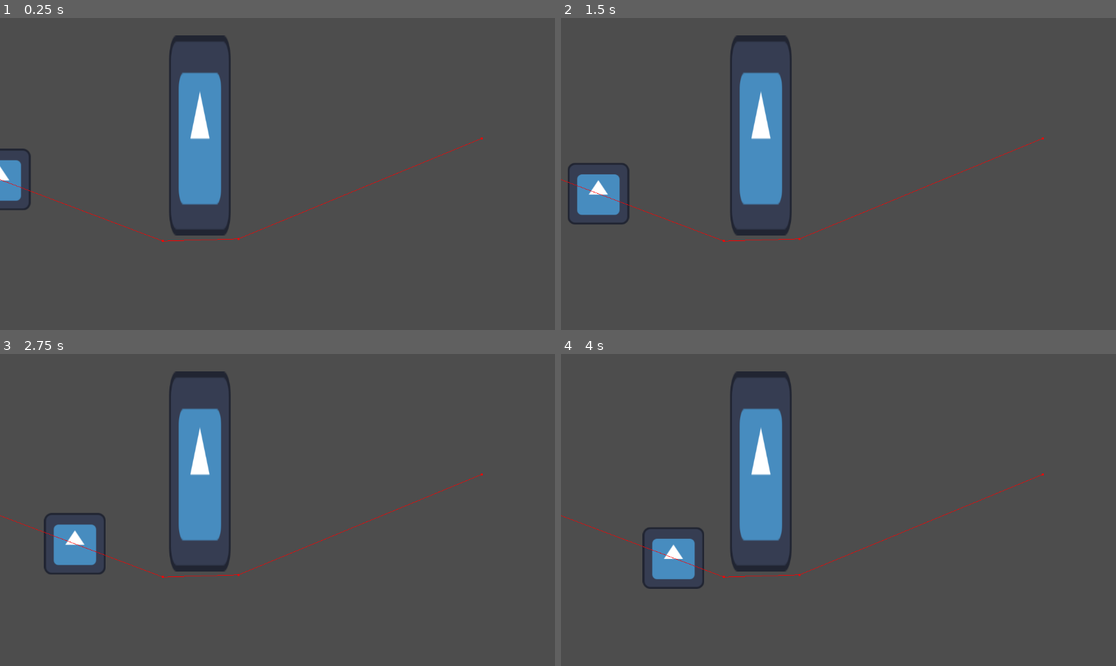
Above: before the commit, frames 1-4 (two rows, left to right).
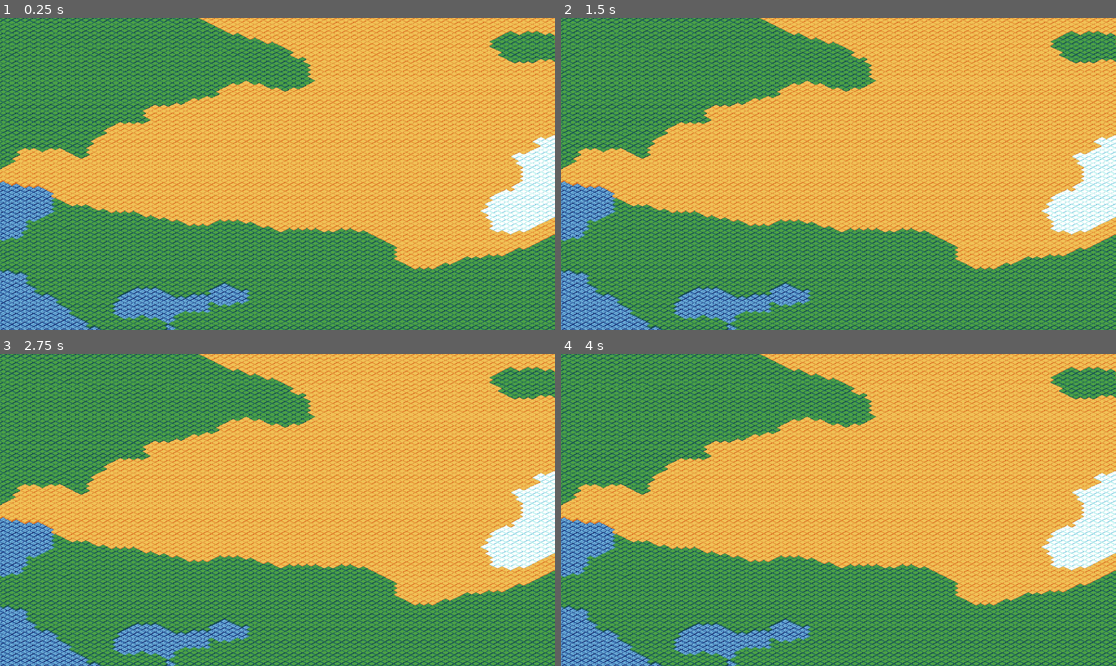
Above: after the commit, the same moments.

Repository: KirchnerT/Click-RPG
Game: Godot game, scene res://test_world.tscn
Same seed, same stepped clock (60 frames per second), same inputs: the game is played once before the commit and once after it. The engine's default icon, where the game draws it, is replaced by a stand-in: a white triangle on a blue panel in a dark square.
Inputs:
- Up to frame 1 (0.25 s): no input
- Up to frame 2 (1.5 s): no input
- Up to frame 3 (2.75 s): no input
- Up to frame 4 (4 s): no input

The runs differ from the first frame. In frame 1, 100% of the frame differs, in the area x 0-100%, y 0-100%; in frame 2, 100%; in frame 3, 100%; in frame 4, 100%.

Commit message:
Added a procedural generation script

Diff:
--- a/project.godot
+++ b/project.godot
@@ -14,3 +14,7 @@
 run/main_scene="uid://ip63g3h7esvf"
 config/features=PackedStringArray("4.4", "Forward Plus")
 config/icon="res://icon.svg"
+
+[rendering]
+
+textures/canvas_textures/default_texture_filter=0
--- a/test_world.tscn
+++ b/test_world.tscn
@@ -1,28 +1,389 @@
-[gd_scene load_steps=4 format=3 uid="uid://ip63g3h7esvf"]
-
-[ext_resource type="PackedScene" uid="uid://c6mtgdysg6x7h" path="res://character.tscn" id="1_dxppu"]
-[ext_resource type="Texture2D" uid="uid://dcgxm2qjqieuo" path="res://icon.svg" id="1_gy3sr"]
-
-[sub_resource type="NavigationPolygon" id="NavigationPolygon_t34gm"]
-vertices = PackedVector2Array(2980.31, 2003.77, -1015.1, 2277.22, 449, 451.711, 2506.65, -814.297, 292.172, 456.289, -789.703, -552.703, 284.828, 16.8594, 449, 19.1406)
-polygons = Array[PackedInt32Array]([PackedInt32Array(0, 1, 2, 3), PackedInt32Array(4, 2, 1), PackedInt32Array(4, 1, 5, 6), PackedInt32Array(6, 5, 3, 7), PackedInt32Array(3, 2, 7)])
-outlines = Array[PackedVector2Array]([PackedVector2Array(-799, -562, -1026, 2288, 2992, 2013, 2515, -825)])
+[gd_scene load_steps=7 format=3 uid="uid://ip63g3h7esvf"]
+
+[ext_resource type="Script" uid="uid://fknnyln28xqa" path="res://tile_map_manager.gd" id="1_1lwx6"]
+[ext_resource type="Texture2D" uid="uid://bm6n1h5exu17o" path="res://TiynBlocks_1.1/TinyBlock_innerLine/tinyBlocks_1.1update.png" id="2_dsnr4"]
+[ext_resource type="Texture2D" uid="uid://difp5jhdwa0pm" path="res://TiynBlocks_1.1/TinyBlock_innerLine/tinyBlocks.png" id="3_lf0gk"]
+
+[sub_resource type="TileSetAtlasSource" id="TileSetAtlasSource_cnaw2"]
+texture = ExtResource("2_dsnr4")
+texture_region_size = Vector2i(18, 18)
+0:0/0 = 0
+0:0/0/texture_origin = Vector2i(0, -4)
+1:0/0 = 0
+1:0/0/texture_origin = Vector2i(0, -4)
+2:0/0 = 0
+2:0/0/texture_origin = Vector2i(0, -4)
+0:1/0 = 0
+0:1/0/texture_origin = Vector2i(0, -4)
+1:1/0 = 0
+1:1/0/texture_origin = Vector2i(0, -4)
+2:1/0 = 0
+2:1/0/texture_origin = Vector2i(0, -4)
+0:2/0 = 0
+0:2/0/texture_origin = Vector2i(0, -4)
+1:2/0 = 0
+1:2/0/texture_origin = Vector2i(0, -4)
+2:2/0 = 0
+2:2/0/texture_origin = Vector2i(0, -4)
+0:3/0 = 0
+0:3/0/texture_origin = Vector2i(0, -4)
+1:3/0 = 0
+1:3/0/texture_origin = Vector2i(0, -4)
+2:3/0 = 0
+2:3/0/texture_origin = Vector2i(0, -4)
+0:4/0 = 0
+0:4/0/texture_origin = Vector2i(0, -4)
+1:4/0 = 0
+1:4/0/texture_origin = Vector2i(0, -4)
+2:4/0 = 0
+2:4/0/texture_origin = Vector2i(0, -4)
+0:5/0 = 0
+0:5/0/texture_origin = Vector2i(0, -4)
+1:5/0 = 0
+1:5/0/texture_origin = Vector2i(0, -4)
+2:5/0 = 0
+2:5/0/texture_origin = Vector2i(0, -4)
+3:0/0 = 0
+3:0/0/texture_origin = Vector2i(0, -4)
+3:1/0 = 0
+3:1/0/texture_origin = Vector2i(0, -4)
+4:1/0 = 0
+4:1/0/texture_origin = Vector2i(0, -4)
+4:2/0 = 0
+4:2/0/texture_origin = Vector2i(0, -4)
+5:2/0 = 0
+5:2/0/texture_origin = Vector2i(0, -4)
+5:3/0 = 0
+5:3/0/texture_origin = Vector2i(0, -4)
+5:4/0 = 0
+5:4/0/texture_origin = Vector2i(0, -4)
+5:5/0 = 0
+5:5/0/texture_origin = Vector2i(0, -4)
+4:5/0 = 0
+4:5/0/texture_origin = Vector2i(0, -4)
+3:5/0 = 0
+3:5/0/texture_origin = Vector2i(0, -4)
+3:4/0 = 0
+3:4/0/texture_origin = Vector2i(0, -4)
+4:4/0 = 0
+4:4/0/texture_origin = Vector2i(0, -4)
+4:3/0 = 0
+4:3/0/texture_origin = Vector2i(0, -4)
+3:3/0 = 0
+3:3/0/texture_origin = Vector2i(0, -4)
+3:2/0 = 0
+3:2/0/texture_origin = Vector2i(0, -4)
+5:1/0 = 0
+5:1/0/texture_origin = Vector2i(0, -4)
+5:0/0 = 0
+5:0/0/texture_origin = Vector2i(0, -4)
+4:0/0 = 0
+4:0/0/texture_origin = Vector2i(0, -4)
+
+[sub_resource type="TileSetAtlasSource" id="TileSetAtlasSource_kt6p6"]
+texture = ExtResource("3_lf0gk")
+texture_region_size = Vector2i(18, 18)
+0:0/next_alternative_id = 2
+0:0/0 = 0
+0:0/0/texture_origin = Vector2i(0, -4)
+1:0/0 = 0
+1:0/0/texture_origin = Vector2i(0, -4)
+2:0/0 = 0
+2:0/0/texture_origin = Vector2i(0, -4)
+3:0/0 = 0
+3:0/0/texture_origin = Vector2i(0, -4)
+4:0/0 = 0
+4:0/0/texture_origin = Vector2i(0, -4)
+5:0/0 = 0
+5:0/0/texture_origin = Vector2i(0, -4)
+6:0/0 = 0
+6:0/0/texture_origin = Vector2i(0, -4)
+7:0/0 = 0
+7:0/0/texture_origin = Vector2i(0, -4)
+8:0/0 = 0
+8:0/0/texture_origin = Vector2i(0, -4)
+0:1/0 = 0
+0:1/0/texture_origin = Vector2i(0, -4)
+1:1/0 = 0
+1:1/0/texture_origin = Vector2i(0, -4)
+2:1/0 = 0
+2:1/0/texture_origin = Vector2i(0, -4)
+3:1/0 = 0
+3:1/0/texture_origin = Vector2i(0, -4)
+4:1/0 = 0
+4:1/0/texture_origin = Vector2i(0, -4)
+5:1/0 = 0
+5:1/0/texture_origin = Vector2i(0, -4)
+6:1/0 = 0
+6:1/0/texture_origin = Vector2i(0, -4)
+7:1/0 = 0
+7:1/0/texture_origin = Vector2i(0, -4)
+8:1/0 = 0
+8:1/0/texture_origin = Vector2i(0, -4)
+0:2/0 = 0
+0:2/0/texture_origin = Vector2i(0, -4)
+1:2/0 = 0
+1:2/0/texture_origin = Vector2i(0, -4)
+2:2/0 = 0
+2:2/0/texture_origin = Vector2i(0, -4)
+3:2/0 = 0
+3:2/0/texture_origin = Vector2i(0, -4)
+4:2/0 = 0
+4:2/0/texture_origin = Vector2i(0, -4)
+5:2/0 = 0
+5:2/0/texture_origin = Vector2i(0, -4)
+6:2/0 = 0
+6:2/0/texture_origin = Vector2i(0, -4)
+7:2/0 = 0
+7:2/0/texture_origin = Vector2i(0, -4)
+8:2/0 = 0
+8:2/0/texture_origin = Vector2i(0, -4)
+9:2/0 = 0
+9:2/0/texture_origin = Vector2i(0, -4)
+0:3/0 = 0
+0:3/0/texture_origin = Vector2i(0, -4)
+1:3/0 = 0
+1:3/0/texture_origin = Vector2i(0, -4)
+2:3/0 = 0
+2:3/0/texture_origin = Vector2i(0, -4)
+3:3/0 = 0
+3:3/0/texture_origin = Vector2i(0, -4)
+4:3/0 = 0
+4:3/0/texture_origin = Vector2i(0, -4)
+5:3/0 = 0
+5:3/0/texture_origin = Vector2i(0, -4)
+6:3/0 = 0
+6:3/0/texture_origin = Vector2i(0, -4)
+7:3/0 = 0
+7:3/0/texture_origin = Vector2i(0, -4)
+8:3/0 = 0
+8:3/0/texture_origin = Vector2i(0, -4)
+9:3/0 = 0
+9:3/0/texture_origin = Vector2i(0, -4)
+0:4/0 = 0
+0:4/0/texture_origin = Vector2i(0, -4)
+1:4/0 = 0
+1:4/0/texture_origin = Vector2i(0, -4)
+2:4/0 = 0
+2:4/0/texture_origin = Vector2i(0, -4)
+3:4/0 = 0
+3:4/0/texture_origin = Vector2i(0, -4)
+4:4/0 = 0
+4:4/0/texture_origin = Vector2i(0, -4)
+5:4/0 = 0
+5:4/0/texture_origin = Vector2i(0, -4)
+6:4/0 = 0
+6:4/0/texture_origin = Vector2i(0, -4)
+7:4/0 = 0
+7:4/0/texture_origin = Vector2i(0, -4)
+8:4/0 = 0
+8:4/0/texture_origin = Vector2i(0, -4)
+0:5/0 = 0
+0:5/0/texture_origin = Vector2i(0, -4)
+1:5/0 = 0
+1:5/0/texture_origin = Vector2i(0, -4)
+2:5/0 = 0
+2:5/0/texture_origin = Vector2i(0, -4)
+3:5/0 = 0
+3:5/0/texture_origin = Vector2i(0, -4)
+4:5/0 = 0
+4:5/0/texture_origin = Vector2i(0, -4)
+5:5/0 = 0
+5:5/0/texture_origin = Vector2i(0, -4)
+6:5/0 = 0
+6:5/0/texture_origin = Vector2i(0, -4)
+7:5/0 = 0
+7:5/0/texture_origin = Vector2i(0, -4)
+8:5/0 = 0
+8:5/0/texture_origin = Vector2i(0, -4)
+0:6/0 = 0
+0:6/0/texture_origin = Vector2i(0, -4)
+1:6/0 = 0
+1:6/0/texture_origin = Vector2i(0, -4)
+2:6/0 = 0
+2:6/0/texture_origin = Vector2i(0, -4)
+3:6/0 = 0
+3:6/0/texture_origin = Vector2i(0, -4)
+4:6/0 = 0
+4:6/0/texture_origin = Vector2i(0, -4)
+5:6/0 = 0
+5:6/0/texture_origin = Vector2i(0, -4)
+6:6/0 = 0
+6:6/0/texture_origin = Vector2i(0, -4)
+7:6/0 = 0
+7:6/0/texture_origin = Vector2i(0, -4)
+8:6/0 = 0
+8:6/0/texture_origin = Vector2i(0, -4)
+0:7/0 = 0
+0:7/0/texture_origin = Vector2i(0, -4)
+1:7/0 = 0
+1:7/0/texture_origin = Vector2i(0, -4)
+2:7/0 = 0
+2:7/0/texture_origin = Vector2i(0, -4)
+3:7/0 = 0
+3:7/0/texture_origin = Vector2i(0, -4)
+4:7/0 = 0
+4:7/0/texture_origin = Vector2i(0, -4)
+5:7/0 = 0
+5:7/0/texture_origin = Vector2i(0, -4)
+6:7/0 = 0
+6:7/0/texture_origin = Vector2i(0, -4)
+7:7/0 = 0
+7:7/0/texture_origin = Vector2i(0, -4)
+8:7/0 = 0
+8:7/0/texture_origin = Vector2i(0, -4)
+0:8/0 = 0
+0:8/0/texture_origin = Vector2i(0, -4)
+1:8/0 = 0
+1:8/0/texture_origin = Vector2i(0, -4)
+2:8/0 = 0
+2:8/0/texture_origin = Vector2i(0, -4)
+3:8/0 = 0
+3:8/0/texture_origin = Vector2i(0, -4)
+4:8/0 = 0
+4:8/0/texture_origin = Vector2i(0, -4)
+5:8/0 = 0
+5:8/0/texture_origin = Vector2i(0, -4)
+6:8/0 = 0
+6:8/0/texture_origin = Vector2i(0, -4)
+7:8/0 = 0
+7:8/0/texture_origin = Vector2i(0, -4)
+8:8/0 = 0
+8:8/0/texture_origin = Vector2i(0, -4)
+0:9/0 = 0
+0:9/0/texture_origin = Vector2i(0, -4)
+1:9/0 = 0
+1:9/0/texture_origin = Vector2i(0, -4)
+2:9/0 = 0
+2:9/0/texture_origin = Vector2i(0, -4)
+3:9/0 = 0
+3:9/0/texture_origin = Vector2i(0, -4)
+4:9/0 = 0
+4:9/0/texture_origin = Vector2i(0, -4)
+5:9/0 = 0
+5:9/0/texture_origin = Vector2i(0, -4)
+6:9/0 = 0
+6:9/0/texture_origin = Vector2i(0, -4)
+7:9/0 = 0
+7:9/0/texture_origin = Vector2i(0, -4)
+8:9/0 = 0
+8:9/0/texture_origin = Vector2i(0, -4)
+0:10/0 = 0
+1:10/0 = 0
+2:10/0 = 0
+3:10/0 = 0
+4:10/0 = 0
+5:10/0 = 0
+6:10/0 = 0
+7:10/0 = 0
+8:10/0 = 0
+0:11/0 = 0
+1:11/0 = 0
+2:11/0 = 0
+3:11/0 = 0
+4:11/0 = 0
+5:11/0 = 0
+6:11/0 = 0
+7:11/0 = 0
+8:11/0 = 0
+0:12/0 = 0
+1:12/0 = 0
+2:12/0 = 0
+3:12/0 = 0
+4:12/0 = 0
+5:12/0 = 0
+6:12/0 = 0
+7:12/0 = 0
+0:13/0 = 0
+1:13/0 = 0
+2:13/0 = 0
+3:13/0 = 0
+4:13/0 = 0
+5:13/0 = 0
+6:13/0 = 0
+7:13/0 = 0
+0:14/0 = 0
+1:14/0 = 0
+2:14/0 = 0
+3:14/0 = 0
+4:14/0 = 0
+5:14/0 = 0
+6:14/0 = 0
+7:14/0 = 0
+9:14/0 = 0
+0:15/0 = 0
+1:15/0 = 0
+2:15/0 = 0
+3:15/0 = 0
+4:15/0 = 0
+5:15/0 = 0
+6:15/0 = 0
+7:15/0 = 0
+9:15/0 = 0
+0:16/0 = 0
+1:16/0 = 0
+2:16/0 = 0
+3:16/0 = 0
+4:16/0 = 0
+5:16/0 = 0
+6:16/0 = 0
+8:16/0 = 0
+9:16/0 = 0
+0:17/0 = 0
+1:17/0 = 0
+2:17/0 = 0
+3:17/0 = 0
+4:17/0 = 0
+5:17/0 = 0
+6:17/0 = 0
+8:17/0 = 0
+9:17/0 = 0
+0:18/0 = 0
+1:18/0 = 0
+2:18/0 = 0
+3:18/0 = 0
+4:18/0 = 0
+5:18/0 = 0
+6:18/0 = 0
+8:18/0 = 0
+9:18/0 = 0
+0:19/0 = 0
+1:19/0 = 0
+2:19/0 = 0
+3:19/0 = 0
+4:19/0 = 0
+5:19/0 = 0
+6:19/0 = 0
+8:19/0 = 0
+9:19/0 = 0
+9:7/0 = 0
+9:7/0/texture_origin = Vector2i(0, -4)
+9:8/0 = 0
+9:8/0/texture_origin = Vector2i(0, -4)
+9:9/0 = 0
+9:9/0/texture_origin = Vector2i(0, -4)
+9:1/0 = 0
+9:1/0/texture_origin = Vector2i(0, -4)
+
+[sub_resource type="TileSet" id="TileSet_uu1iw"]
+tile_shape = 1
+tile_layout = 5
+tile_offset_axis = 1
+tile_size = Vector2i(18, 9)
+sources/0 = SubResource("TileSetAtlasSource_cnaw2")
+sources/1 = SubResource("TileSetAtlasSource_kt6p6")
 
 [node name="TestWorld" type="Node2D"]
 
-[node name="NavigationRegion2D" type="NavigationRegion2D" parent="."]
-position = Vector2(46, 7)
-navigation_polygon = SubResource("NavigationPolygon_t34gm")
-
-[node name="NavigationObstacle2D" type="NavigationObstacle2D" parent="NavigationRegion2D"]
-position = Vector2(374, 130)
-vertices = PackedVector2Array(-79, -103, 65, -101, 65, 312, -72, 316)
-affect_navigation_mesh = true
-
-[node name="Icon" type="Sprite2D" parent="NavigationRegion2D/NavigationObstacle2D"]
-position = Vector2(-5, 107)
-scale = Vector2(1, 3.25)
-texture = ExtResource("1_gy3sr")
-
-[node name="Character" parent="." instance=ExtResource("1_dxppu")]
-position = Vector2(-15, 330)
+[node name="TileMapManager" type="Node2D" parent="."]
+position = Vector2(538, -472)
+script = ExtResource("1_1lwx6")
+biome_tiles = {
+"Forest": Vector2i(0, 1),
+"Plains": Vector2i(0, 2),
+"ShallowWater": Vector2i(4, 2),
+"Snow": Vector2i(3, 1)
+}
+
+[node name="TerrainLayer" type="TileMapLayer" parent="TileMapManager"]
+tile_set = SubResource("TileSet_uu1iw")
--- /dev/null
+++ b/tile_map_manager.gd
@@ -0,0 +1,92 @@
+extends Node2D
+
+const CHUNK_SIZE = 32
+const WORLD_WIDTH_CHUNKS = 5
+const WORLD_HEIGHT_CHUNKS = 5
+
+# Noise scale (inverse of frequency)
+const NOISE_SCALE = 0.01
+
+@onready var terrain_layer: TileMapLayer = $TerrainLayer
+
+@export var biome_tiles: Dictionary
+
+var height_noise: FastNoiseLite
+var temp_noise: FastNoiseLite
+var moisture_noise: FastNoiseLite
+
+class Tile_Data:
+	var height: float
+	var temperature: float
+	var moisture: float
+	var biome: String
+
+# Chunk cache: Dictionary<Vector2i(chunk_x, chunk_y), Dictionary<Vector2i(local_x, local_y), TileData>>
+var chunk_data: Dictionary = {}
+
+func _ready():
+	randomize()
+	_initialize_noise()
+	_generate_all_chunks()
+	_render_chunks()
+
+func _initialize_noise():
+	height_noise = FastNoiseLite.new()
+	height_noise.noise_type = FastNoiseLite.TYPE_PERLIN
+	height_noise.seed = randi()
+	height_noise.frequency = NOISE_SCALE
+
+	temp_noise = FastNoiseLite.new()
+	temp_noise.noise_type = FastNoiseLite.TYPE_PERLIN
+	temp_noise.seed = randi()
+	temp_noise.frequency = NOISE_SCALE
+
+	moisture_noise = FastNoiseLite.new()
+	moisture_noise.noise_type = FastNoiseLite.TYPE_PERLIN
+	moisture_noise.seed = randi()
+	moisture_noise.frequency = NOISE_SCALE
+
+func _generate_all_chunks():
+	for cy in WORLD_HEIGHT_CHUNKS:
+		for cx in WORLD_WIDTH_CHUNKS:
+			var chunk = _generate_chunk(Vector2i(cx, cy))
+			chunk_data[Vector2i(cx, cy)] = chunk
+
+func _generate_chunk(chunk_coord: Vector2i) -> Dictionary:
+	var chunk = {}
+	for y in CHUNK_SIZE:
+		for x in CHUNK_SIZE:
+			var wx = chunk_coord.x * CHUNK_SIZE + x
+			var wy = chunk_coord.y * CHUNK_SIZE + y
+
+			var tile = Tile_Data.new()
+			tile.height = height_noise.get_noise_2d(wx, wy)
+			tile.temperature = temp_noise.get_noise_2d(wx + 5000, wy + 5000)
+			tile.moisture = moisture_noise.get_noise_2d(wx + 10000, wy + 10000)
+			tile.biome = get_biome(tile.height, tile.temperature, tile.moisture)
+
+			chunk[Vector2i(x, y)] = tile
+	return chunk
+
+func get_biome(height: float, temp: float, moisture: float) -> String:
+	if moisture < -0.2:
+		return "ShallowWater"
+	elif temp < -0.2:
+		return "Snow"
+	elif height > 0:
+		return "Forest"
+	else:
+		return "Plains"
+
+func biome_to_tile_id(biome: String) -> Vector2i:
+	return biome_tiles.get(biome, biome_tiles.get("Forest"))
+
+func _render_chunks():
+	for chunk_pos in chunk_data:
+		var chunk = chunk_data[chunk_pos]
+		for local_pos in chunk:
+			var tile = chunk[local_pos]
+			var world_pos = chunk_pos * CHUNK_SIZE + local_pos
+
+			var tile_id: Vector2i = biome_to_tile_id(tile.biome)
+			terrain_layer.set_cell(world_pos, 1, tile_id)
Not shown, added: TiynBlocks_1.1/README+LICENCE.txt
Binary file added: TiynBlocks_1.1/TineBlock_NOinnerLine/tinyBlocks_NOiL.png
Not shown, added: TiynBlocks_1.1/TineBlock_NOinnerLine/tinyBlocks_NOiL.png.import
Binary file added: TiynBlocks_1.1/TineBlock_NOinnerLine/tinyBlocks_NOiL_1.1update.png
Not shown, added: TiynBlocks_1.1/TineBlock_NOinnerLine/tinyBlocks_NOiL_1.1update.png.import
Binary file added: TiynBlocks_1.1/TinyBlock_innerLine/tinyBlocks.png
Not shown, added: TiynBlocks_1.1/TinyBlock_innerLine/tinyBlocks.png.import
Binary file added: TiynBlocks_1.1/TinyBlock_innerLine/tinyBlocks_1.1update.png
Not shown, added: TiynBlocks_1.1/TinyBlock_innerLine/tinyBlocks_1.1update.png.import
Not shown, added: tile_map_manager.gd.uid
